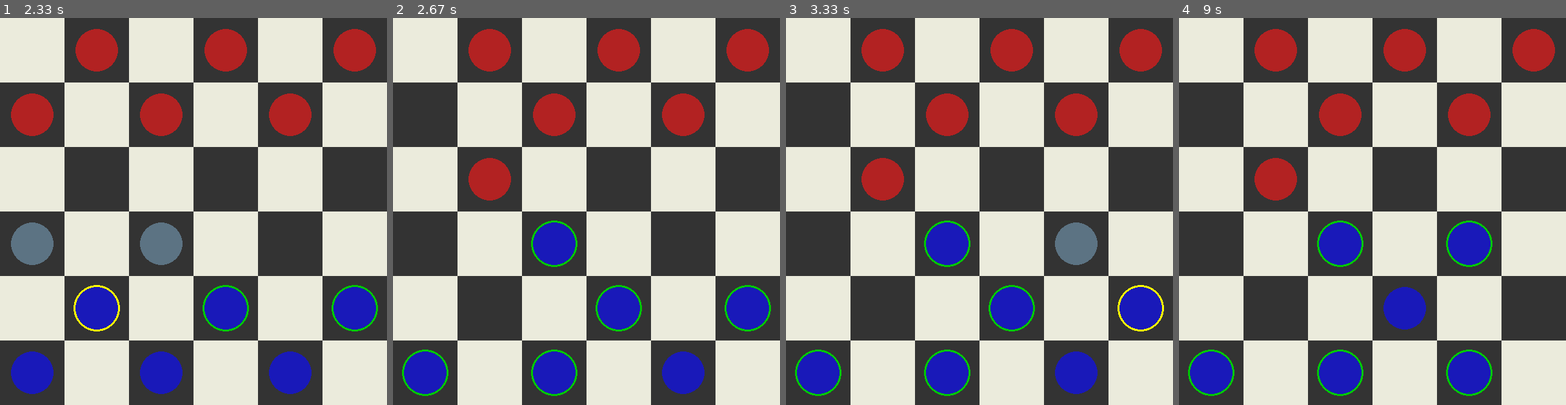
Above: before the commit, frames 1-4 (left to right).
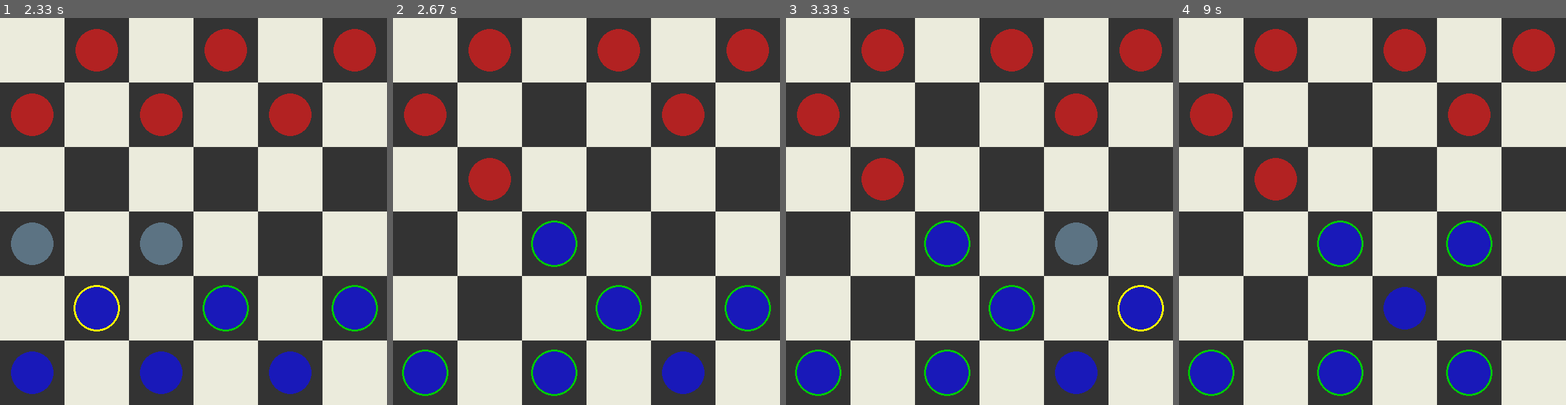
Above: after the commit, the same moments.

Repository: kibria30/minicheckers_pygame
Game: pygame game, started from main.py
Same seed, same stepped clock (60 frames per second), same inputs: the game is played once before the commit and once after it.
Inputs (mouse positions are in pixels of both pictures, inside the frame that each line leads up to):
- Up to frame 1 (2.33 s): click (232, 296) at 0.88 s; click (73, 304) at 1.22 s
- Up to frame 2 (2.67 s): click (586, 257) at 2.38 s
- Up to frame 3 (3.33 s): click (1114, 312) at 3.05 s
- Up to frame 4 (9 s): click (1484, 242) at 8.98 s

Frame 1 is identical in both runs. In frame 2, 1.9% of the frame differs, in the area x 2-48%, y 19-31%; in frame 3, 1.9%; in frame 4, 1.9%.

Commit message:
not jump move is added but not working well

Diff:
--- a/main.py
+++ b/main.py
@@ -1,3 +1,4 @@
+import math
 import pygame
 from pygame import Color
 from minimax import Minimax
@@ -117,8 +118,14 @@
     #     PLAYER_TURN = True
     #     return
 
-    board[bestMove[2]][bestMove[3]] = board[bestMove[0]][bestMove[1]]
-    board[bestMove[0]][bestMove[1]] = EMPTY
+    if math.fabs(bestMove[2] - bestMove[0]) == 1:
+        board[bestMove[2]][bestMove[3]] = board[bestMove[0]][bestMove[1]]
+        board[bestMove[0]][bestMove[1]] = EMPTY
+    else:
+        board[bestMove[2]][bestMove[3]] = board[bestMove[0]][bestMove[1]]
+        board[bestMove[0]][bestMove[1]] = EMPTY
+        board[(bestMove[0]+bestMove[2])//2][(bestMove[1]+bestMove[3])//2] = EMPTY
+
     PLAYER_TURN = True
 
 
@@ -138,6 +145,20 @@
                 selected_piece = None
                 valid_move = []
                 PLAYER_TURN = False
+
+
+                # if math.fabs(move[2] - move[0]) == 1:
+                #     board[move[2]][move[3]] = board[move[0]][move[1]]
+                #     board[move[0]][move[1]] = EMPTY
+                #     return board
+                # else:
+                #     board[move[2]][move[3]] = board[move[0]][move[1]]
+                #     board[move[0]][move[1]] = EMPTY
+                #     board[(move[0]+move[2])//2][(move[1]+move[3])//2] = EMPTY    # taken opponents piece
+                #     return board
+
+
+
             elif piece == PLAYER_PIECE and (row, col) in movable_pieces:
                 selected_piece = (row, col)
                 valid_move = []
@@ -146,6 +167,14 @@
                         valid_move.append((row - 1, col - 1))
                     if col < COLS - 1 and board[row - 1][col + 1] == EMPTY:
                         valid_move.append((row - 1, col + 1))
+                # jump move
+                if row > 1:
+                    if col > 1 and board[row - 2][col - 2] ==  EMPTY and (board[row - 1][col-1] == COM_PIECE or board[row - 1][col-1] == COM_KING):
+                        valid_move.append((row-2, col-2))
+                    if col < COLS - 2 and board[row - 2][col + 2] == EMPTY and (board[row - 1][col+1] == COM_PIECE or board[row - 1][col+1] == COM_KING):
+                        valid_move.append((row-2, col+2))
+
+
                 print("Valid moves:", valid_move)
 
 
@@ -158,7 +187,17 @@
                         valid_move.append((row - 1, col - 1))
                     if col < COLS - 1 and board[row - 1][col + 1] == EMPTY:
                         valid_move.append((row - 1, col + 1))
+                # jump move
+                if row > 1:
+                    if col > 1 and board[row - 2][col - 2] ==  EMPTY and (board[row - 1][col-1] == COM_PIECE or board[row - 1][col-1] == COM_KING):
+                        print("jump")
+                        valid_move.append((row-2, col-2))
+                    if col < COLS - 2 and board[row - 2][col + 2] == EMPTY and (board[row - 1][col+1] == COM_PIECE or board[row - 1][col+1] == COM_KING):
+                        print("jump")
+                        valid_move.append((row-2, col+2))
+
                 print("Valid moves:", valid_move)
+
 
 
 def main():
--- a/minimax.py
+++ b/minimax.py
@@ -1,4 +1,5 @@
 import copy
+import math
 
 
 ROWS, COLS = 6,6
@@ -66,6 +67,12 @@
                             allValidMoves.append((row, col, row+1, col-1))
                         if col < COLS - 1 and board[row + 1][col + 1] == EMPTY:
                             allValidMoves.append((row, col, row+1, col+1))
+                    # jump move
+                    if row < ROWS - 2:
+                        if col > 1 and board[row + 2][col - 2] ==  EMPTY:
+                            allValidMoves.append((row, col, row+2, col-2))
+                        if col < COLS - 2 and board[row + 2][col + 2] == EMPTY:
+                            allValidMoves.append((row, col, row+2, col+2))
         return allValidMoves
 
 
@@ -79,7 +86,26 @@
                             allValidMoves.append((row, col, row-1, col-1))
                         if col < COLS - 1 and board[row - 1][col + 1] == EMPTY:
                             allValidMoves.append((row, col, row-1, col+1))
+                    # jump move
+                    if row > 1:
+                        if col > 1 and board[row - 2][col - 2] ==  EMPTY:
+                            allValidMoves.append((row, col, row-2, col-2))
+                        if col < COLS - 2 and board[row - 2][col + 2] == EMPTY:
+                            allValidMoves.append((row, col, row-2, col+2))
         return allValidMoves
+
+
+    # def possibleKingsMoves(self, board):
+    #     allJumpMoves = []
+    #     if row > 0:
+    #         if col > 0 and board[row - 1][col - 1] == EMPTY:
+    #             allValidMoves.append((row, col, row-1, col-1))
+    #         if col < COLS - 1 and board[row - 1][col + 1] == EMPTY:
+    #             allValidMoves.append((row, col, row-1, col+1))
+    #     return allValidMoves
+
+
+
 
 
     def calculatePoints(self, board):
@@ -94,6 +120,12 @@
 
 
     def makeMove(self, board, move):
-        board[move[2]][move[3]] = board[move[0]][move[1]]
-        board[move[0]][move[1]] = EMPTY
-        return board
+        if math.fabs(move[2] - move[0]) == 1:
+            board[move[2]][move[3]] = board[move[0]][move[1]]
+            board[move[0]][move[1]] = EMPTY
+            return board
+        else:
+            board[move[2]][move[3]] = board[move[0]][move[1]]
+            board[move[0]][move[1]] = EMPTY
+            board[(move[0]+move[2])//2][(move[1]+move[3])//2] = EMPTY    # taken opponents piece
+            return board
--- /dev/null
+++ b/rough.py
@@ -0,0 +1,62 @@
+import math
+import pygame
+from pygame import Color, gfxdraw
+
+
+WIDTH, HEIGHT = 600, 600
+ROWS, COLS = 6,6
+SQUARE_SIZE = WIDTH/COLS
+
+WHITE = (235, 235, 220)
+BLACK = (51, 51, 51)
+RED = (178, 34, 34)
+BLUE = (25, 25, 185)
+MOVABLE_PIECE = (0, 200, 0, 100)
+SELECTED_PIECE = (255, 255, 0, 50)
+VALID_MOVE = Color(155, 215, 255, 100)
+GOLD = Color(255, 215, 0)
+LIME_GREEN = Color(124, 252, 0)
+AMBER = Color(255, 165, 0)
+
+
+screen = pygame.display.set_mode((WIDTH, HEIGHT))
+
+
+def draw_piece(x, y, color, is_king=False):
+    # Draw piece with anti-aliased circle and 3D effect
+    radius = int(SQUARE_SIZE // 3)
+
+    # Shadow
+    shadow_offset = 3
+    pygame.gfxdraw.filled_circle(screen, x + shadow_offset, y + shadow_offset, radius, Color(0, 0, 0, 100))
+
+    # Main piece body
+    pygame.gfxdraw.filled_circle(screen, x, y, radius, color)
+    pygame.gfxdraw.aacircle(screen, x, y, radius, Color(0, 0, 0))
+
+    # Highlight (for 3D effect)
+    highlight_radius = radius - 3
+    highlight_offset = -2
+    pygame.gfxdraw.filled_circle(screen, x + highlight_offset, y + highlight_offset,
+                                highlight_radius, Color(color.r + 50, color.g + 50, color.b + 50, 150))
+
+    # King crown
+    if is_king:
+        points = []
+        for i in range(5):
+            angle = math.pi / 2 + i * 2 * math.pi / 5
+            inner_x = x + int(radius * 0.5 * math.cos(angle))
+            inner_y = y + int(radius * 0.5 * math.sin(angle))
+            points.append((inner_x, inner_y))
+
+            angle += math.pi / 5
+            outer_x = x + int(radius * 0.8 * math.cos(angle))
+            outer_y = y + int(radius * 0.8 * math.sin(angle))
+            points.append((outer_x, outer_y))
+
+        pygame.gfxdraw.filled_polygon(screen, points, GOLD)
+        pygame.gfxdraw.aapolygon(screen, points, Color(0, 0, 0))
+
+
+
+draw_piece(1,2, RED, True)
